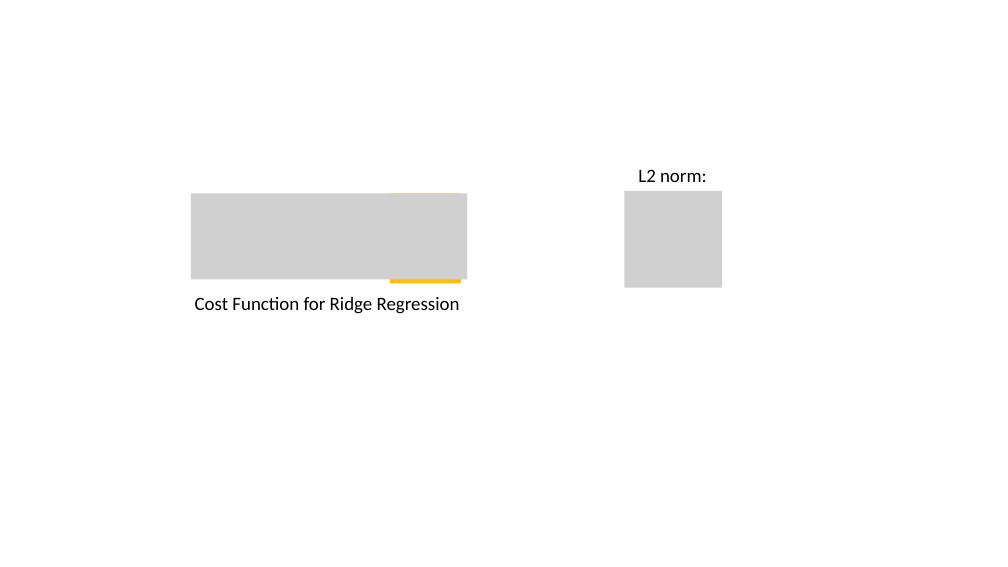
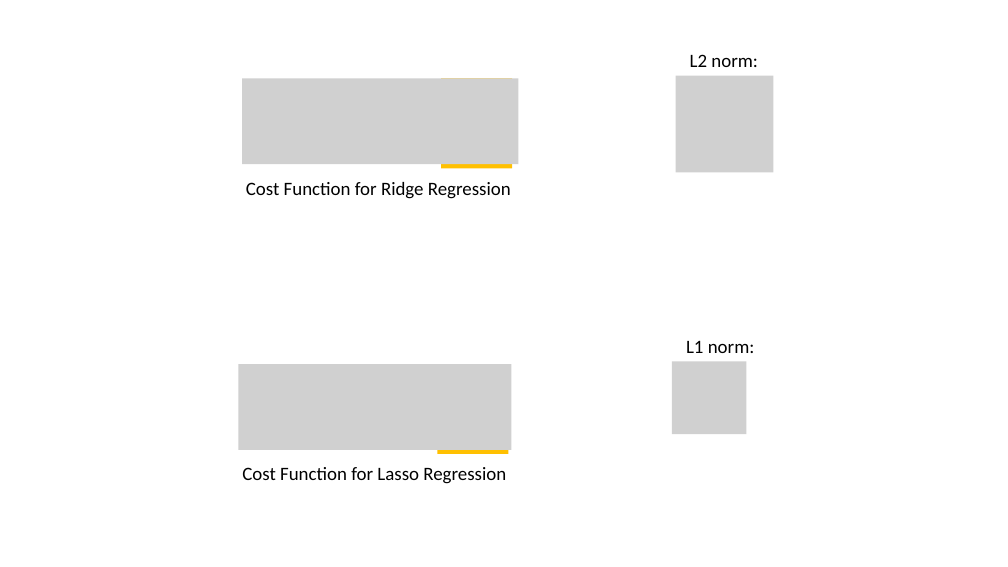
Before and after one commit to daniel-yj-yang/ml, a slide deck: slide 1 of linear_regression/images/regularized_regression.pptx. Drawn at 1008x567 pixels with LibreOffice and Linux fonts; fonts in the diff are those of the drawing; grey boxes stand for pictures. Boxes give left, top, right and bottom in pixels: in the first picture for what was removed or moved away, otherwise in the second. Text is boxed around its words. In the diff, an @@ line names an element or a change of style, - is before the commit and + after.

```diff
--- a/linear_regression/images/regularized_regression.pptx
+++ b/linear_regression/images/regularized_regression.pptx
@@ 2 texts, 1 picture, 1 rectangle moved together from (x1=191, y1=169, x2=707, y2=314) to (x1=242, y1=54, x2=758, y2=199) @@
@@ picture added at (x1=676, y1=76, x2=774, y2=172) @@
@@ picture removed at (x1=625, y1=191, x2=723, y2=288) @@
@@ text added at (x1=686, y1=340, x2=755, y2=353), 18 pt, text #000000 @@
+L1 norm:
@@ picture added at (x1=238, y1=364, x2=511, y2=451) @@
@@ rectangle added at (x1=438, y1=364, x2=509, y2=454), fill #FFC000 @@
@@ picture added at (x1=672, y1=361, x2=746, y2=434) @@
@@ text added at (x1=242, y1=467, x2=506, y2=484), 18 pt, text #000000 @@
+Cost Function for Lasso Regression
```
Also in this commit, not shown: 3 other files.
